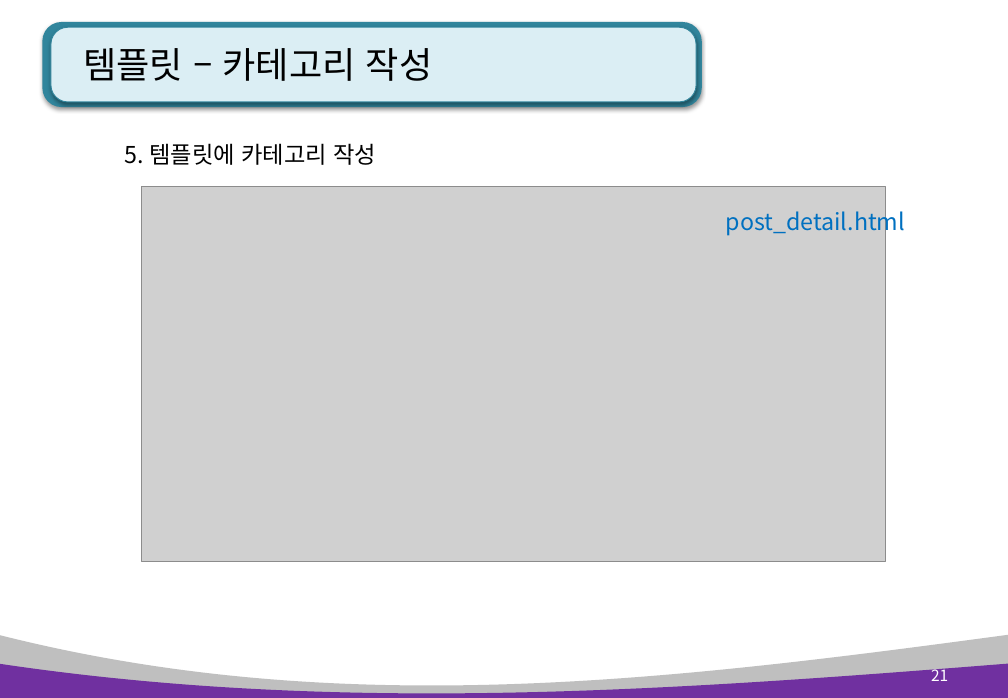
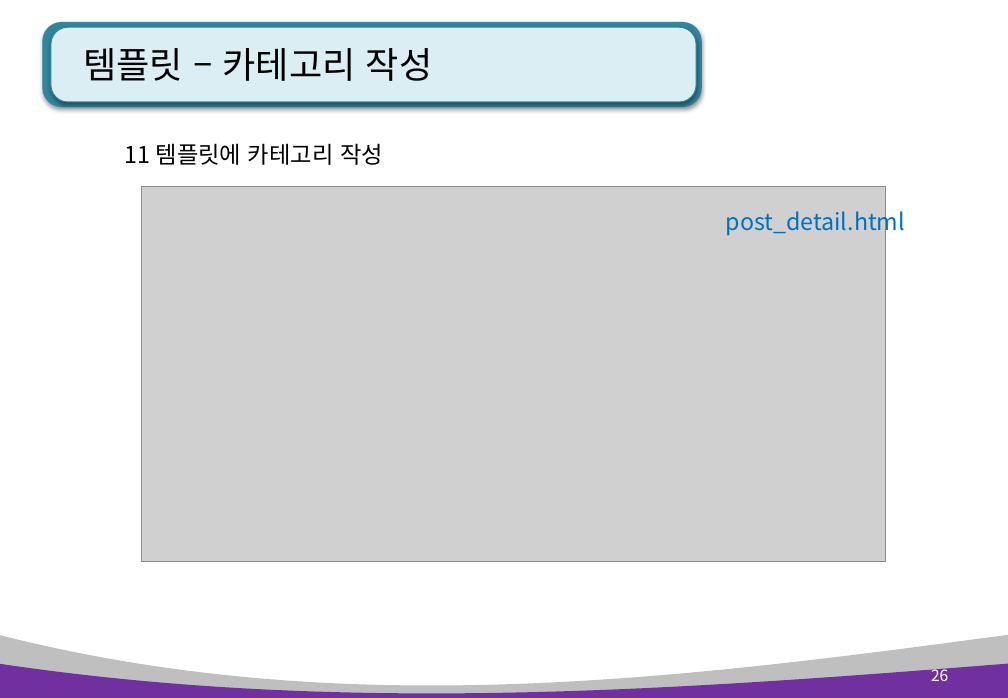
Before and after one commit to kiyongee2/green_project_web, a slide deck: slide 26 of django_ppt/blog_ppt/3장. blog 글수정, 삭제 및 카테고리.pptx (slide 21 before the commit). Drawn at 1008x698 pixels with LibreOffice and Linux fonts; fonts in the diff are those of the drawing; grey boxes stand for pictures. Boxes give left, top, right and bottom in pixels: in the first picture for what was removed or moved away, otherwise in the second. Text is boxed around its words. In the diff, an @@ line names an element or a change of style, - is before the commit and + after.

```diff
--- a/django_ppt/blog_ppt/3장. blog 글수정, 삭제 및 카테고리.pptx
+++ b/django_ppt/blog_ppt/3장. blog 글수정, 삭제 및 카테고리.pptx
@@ text at box(125, 143, 383, 165): text changed @@
-5. 템플릿에 카테고리 작성
+11 템플릿에 카테고리 작성
@@ page number at box(931, 666, 948, 681): text changed @@
-21
+26
```
Also in this commit, not shown: 15 other slides changed, 2 other files.
